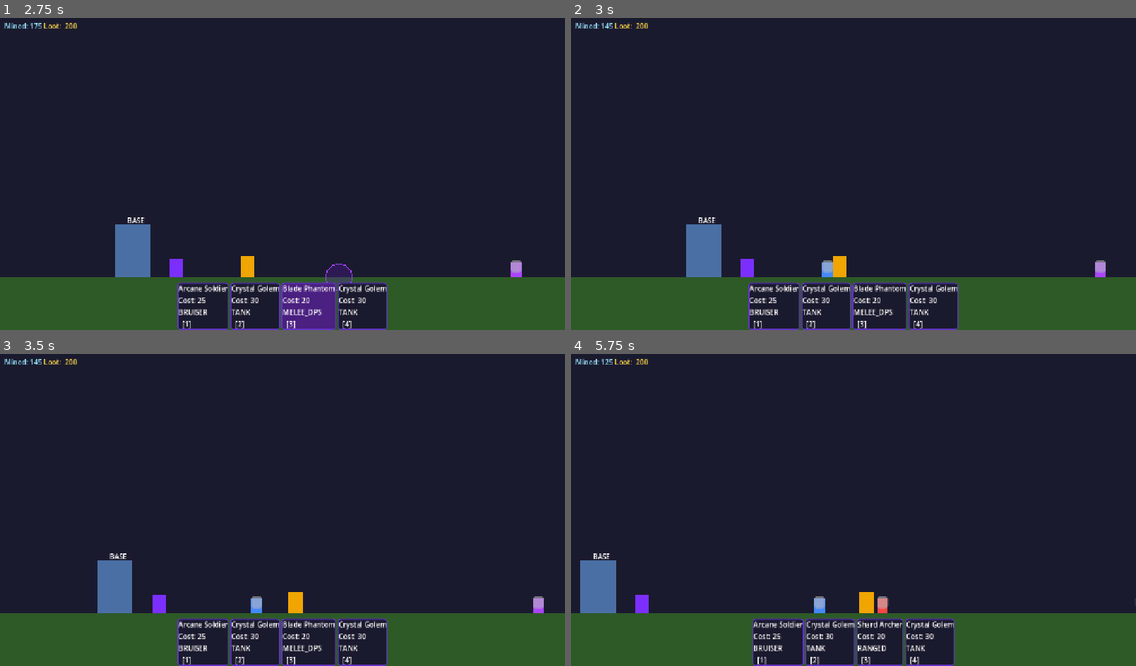
Above: before the commit, frames 1-4 (two rows, left to right).
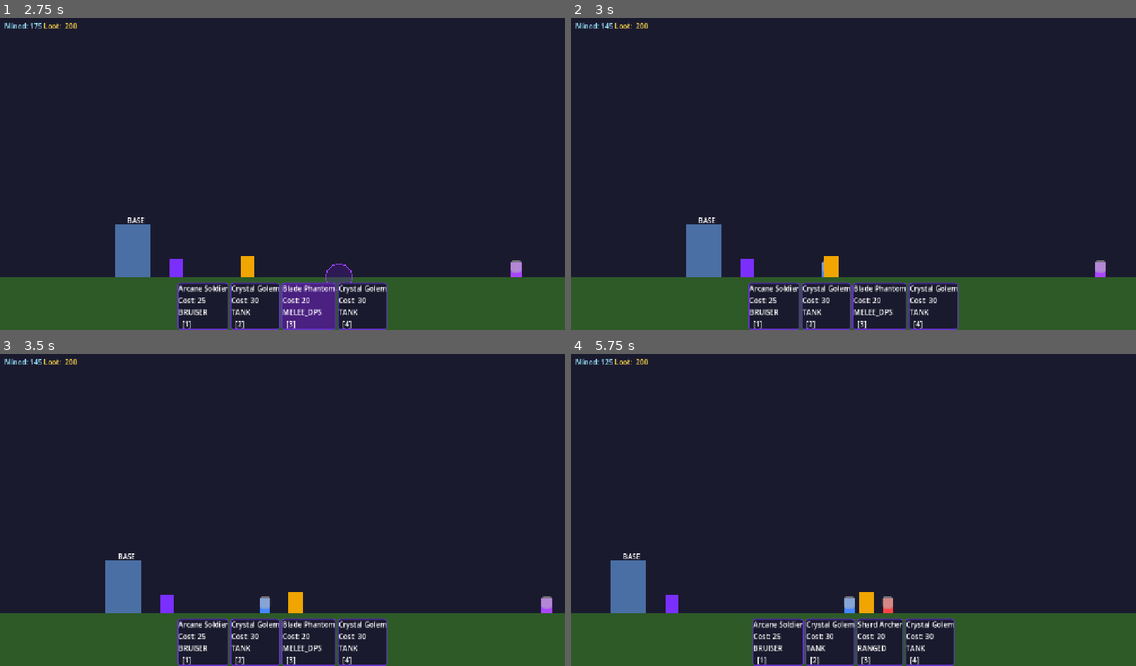
Above: after the commit, the same moments.

Repository: Saebeas/Simplespire
Game: Godot game, scene res://levels/main_game.tscn
Two runs of this game, one before a commit and one after it. Both use one fixed random seed, a clock stepped at 60 frames per second and the inputs below.
Inputs (mouse positions are in pixels of both pictures, inside the frame that each line leads up to):
- Up to frame 1 (2.75 s): tap Enter at 0.5 s; move the mouse to (406, 155) at 0.52 s; hold D (move_right) 0.53-2.03 s; tap 1 at 0.6 s; click (406, 155) at 0.67 s; tap W (move_up) at 0.77, 1.52 s; move the mouse to (169, 186) at 1.27 s; tap 2 at 1.35 s; move the mouse to (339, 102) at 2.02 s; hold A (move_left) from 2.03 s (still down); tap 3 at 2.1 s
- Up to frame 2 (3 s): move the mouse to (825, 236) at 2.77 s; release A (move_left) at 2.78 s; hold D (move_right) from 2.78 s (still down); tap 4 at 2.85 s; click (825, 236) at 2.92 s
- Up to frame 3 (3.5 s): keep holding D (move_right); tap W (move_up) at 3.02 s
- Up to frame 4 (5.75 s): move the mouse to (1023, 553) at 3.52 s; tap 1 at 3.6 s; tap W (move_up) at 3.77, 4.52 s; move the mouse to (684, 460) at 4.27 s; release D (move_right) at 4.28 s; hold A (move_left) 4.28-5.03 s; tap 2 at 4.35 s; move the mouse to (881, 506) at 5.02 s; hold D (move_right) from 5.03 s (still down); tap 3 at 5.1 s; click (881, 506) at 5.17 s

Frame 1 is identical in both runs. In frame 2, 0.2% of the frame differs, in the area x 44-49%, y 76-84%; in frame 3, 1.1%; in frame 4, 2.4%, in the area x 1-57%, y 63-84%.

Commit message:
minion combat, wavespawner

Diff:
--- a/entities/enemy_creep.gd
+++ b/entities/enemy_creep.gd
@@ -20,6 +20,8 @@
 
 
 func setup(creep_hp: float, creep_dps: float, creep_speed: float, loot: int) -> void:
+	collision_layer = 8  # Layer 4: enemy_creeps
+	collision_mask = 1   # Layer 1: world/ground only
 	max_hp      = creep_hp
 	hp          = max_hp
 	dps         = creep_dps
@@ -27,6 +29,7 @@
 	loot_amount = loot
 	health_bar.value = 1.0
 	add_to_group("enemy_creeps")
+	add_to_group("enemy_creep")
 	EventBus.unit_spawned.emit(self, "enemy_creep")
 	print("[EnemyCreep] Spawned | HP:%.0f DPS:%.1f SPD:%.0f Loot:%d" \
 		% [max_hp, dps, move_speed, loot_amount])
--- a/entities/minions/minion.gd
+++ b/entities/minions/minion.gd
@@ -11,6 +11,12 @@
 var boss_damage_multiplier: float = 1.0
 var role: int = 0
 
+const MELEE_RANGE: float = 40.0
+const ATTACK_INTERVAL: float = 1.0
+
+var _attack_timer: float = 0.0
+var _current_target: Node = null
+
 const GRAVITY: float = 980.0
 
 @onready var visual: ColorRect   = $Visual
@@ -18,6 +24,8 @@
 
 
 func setup(card: CardResource) -> void:
+	collision_layer = 4  # Layer 3: player_minions
+	collision_mask = 1   # Layer 1: world/ground only
 	display_name          = card.display_name
 	max_hp                = float(card.hp)
 	hp                    = max_hp
@@ -37,13 +45,30 @@
 func _physics_process(delta: float) -> void:
 	if not GameManager.is_playing():
 		return
+
 	if not is_on_floor():
 		velocity.y += GRAVITY * delta
 	else:
 		velocity.y = 0.0
-	velocity.x = move_speed
+
+	_attack_timer += delta
+	_current_target = _find_nearest_target()
+
+	if _current_target != null:
+		var dist: float = _current_target.global_position.x - global_position.x
+		var effective_range: float = attack_range if attack_range > 0.0 else MELEE_RANGE
+
+		if dist <= effective_range:
+			velocity.x = 0.0
+			if _attack_timer >= ATTACK_INTERVAL:
+				_attack_timer = 0.0
+				_do_attack()
+		else:
+			velocity.x = move_speed
+	else:
+		velocity.x = move_speed
+
 	move_and_slide()
-
 
 func take_damage(amount: float) -> void:
 	hp = max(0.0, hp - amount)
@@ -57,6 +82,32 @@
 	print("[Minion] %s died" % display_name)
 	queue_free()
 
+func _find_nearest_target() -> Node:
+	var nearest: Node = null
+	var nearest_dist: float = INF
+	var effective_range: float = attack_range if attack_range > 0.0 else MELEE_RANGE
+	# Look ahead up to a detection range (use attack_range for ranged, or a short window for melee)
+	var detection_range: float = max(effective_range, MELEE_RANGE) + 20.0
+
+	for creep in get_tree().get_nodes_in_group("enemy_creeps"):
+		if not is_instance_valid(creep):
+			continue
+		var dist: float = creep.global_position.x - global_position.x
+		if dist < 0.0:
+			continue  # ignore enemies behind us
+		if dist < nearest_dist:
+			nearest_dist = dist
+			nearest = creep
+	return nearest
+
+
+func _do_attack() -> void:
+	if not is_instance_valid(_current_target):
+		_current_target = null
+		return
+	var damage: float = dps
+	if _current_target.has_method("take_damage"):
+		_current_target.take_damage(damage)
 
 func _apply_role_color() -> void:
 	match role:
--- a/levels/main_game.tscn
+++ b/levels/main_game.tscn
@@ -8,6 +8,7 @@
 [ext_resource type="PackedScene" uid="uid://cj0ams328yt80" path="res://ui/card_hand_ui.tscn" id="6_d7clk"]
 [ext_resource type="PackedScene" uid="uid://c6ii3xncg3r7f" path="res://ui/summon_reticle.tscn" id="7_be87d"]
 [ext_resource type="Script" uid="uid://c3l0on6id24ee" path="res://entities/minions/minion_spawner.gd" id="8_o5002"]
+[ext_resource type="Script" uid="uid://beootjj3oenid" path="res://systems/wave_spawner.gd" id="9_u4di8"]
 
 [sub_resource type="RectangleShape2D" id="RectangleShape2D_n45wb"]
 size = Vector2(9200, 64)
@@ -88,3 +89,6 @@
 
 [node name="MinionSpawner" type="Node" parent="." unique_id=1487914230]
 script = ExtResource("8_o5002")
+
+[node name="WaveSpawner" type="Node" parent="." unique_id=1443131097]
+script = ExtResource("9_u4di8")
--- /dev/null
+++ b/systems/wave_spawner.gd
@@ -0,0 +1,86 @@
+# res://systems/wave_spawner.gd
+extends Node
+
+const ENEMY_SCENE := preload("res://entities/enemy_creep.tscn")
+
+var _wave_timer: float = 0.0
+var _wave_number: int = 0
+var _spawn_queue: Array = []
+var _stagger_timer: float = 0.0
+
+var _interval: float = 15.0
+var _base_count: int = 3
+var _base_hp: float = 40.0
+var _base_dps: float = 10.0
+var _base_speed: float = 120.0
+var _base_loot_min: int = 15
+var _base_loot_max: int = 20
+var _scaling_rate: float = 0.10
+var _spawn_stagger: float = 0.5
+var _max_creeps: int = 10
+
+@onready var units_container: Node2D = get_tree().get_first_node_in_group("units_container")
+
+
+func _ready() -> void:
+	var cfg: Dictionary = DataLoader.get_balance_section("waves")
+	_interval       = float(cfg.get("interval", 15.0))
+	_base_count     = int(cfg.get("base_creep_count", 3))
+	_base_hp        = float(cfg.get("base_creep_hp", 40.0))
+	_base_dps       = float(cfg.get("base_creep_dps", 10.0))
+	_base_speed     = float(cfg.get("base_creep_speed", 120.0))
+	_base_loot_min  = int(cfg.get("base_loot_min", 15))
+	_base_loot_max  = int(cfg.get("base_loot_max", 20))
+	_scaling_rate   = float(cfg.get("scaling_rate", 0.10))
+	_spawn_stagger  = float(cfg.get("spawn_stagger", 0.5))
+	_max_creeps     = int(cfg.get("max_creeps_per_wave", 10))
+
+	# Spawn first wave after a short delay so player can settle in
+	_wave_timer = _interval - 3.0
+	print("[WaveSpawner] Ready | Interval:%.0fs BaseHP:%.0f Scaling:%.0f%%" \
+		% [_interval, _base_hp, _scaling_rate * 100.0])
+
+
+func _process(delta: float) -> void:
+	if not GameManager.is_playing():
+		return
+
+	_wave_timer += delta
+	if _wave_timer >= _interval:
+		_wave_timer = 0.0
+		_wave_number += 1
+		_queue_wave(_wave_number)
+		EventBus.wave_spawned.emit(_wave_number)
+
+	if _spawn_queue.size() > 0:
+		_stagger_timer += delta
+		if _stagger_timer >= _spawn_stagger:
+			_stagger_timer = 0.0
+			_spawn_one(_spawn_queue.pop_front())
+
+
+func _queue_wave(wave_num: int) -> void:
+	var count: int = mini(_base_count + int(wave_num / 3), _max_creeps)
+	var scale: float = 1.0 + _scaling_rate * wave_num
+	var hp: float = _base_hp * scale
+	var dps: float = _base_dps * scale
+	var speed: float = _base_speed
+
+	print("[WaveSpawner] Wave %d | Count:%d HP:%.0f DPS:%.1f" \
+		% [wave_num, count, hp, dps])
+
+	for i in range(count):
+		_spawn_queue.append({
+			"hp": hp,
+			"dps": dps,
+			"speed": speed,
+			"loot": randi_range(_base_loot_min, _base_loot_max)
+		})
+
+
+func _spawn_one(data: Dictionary) -> void:
+	var creep: EnemyCreep = ENEMY_SCENE.instantiate()
+	# Spawn at right side of lane, on the ground
+	creep.global_position = Vector2(8960.0, 552.0)
+	units_container.add_child(creep)
+	creep.setup(data["hp"], data["dps"], data["speed"], data["loot"])
Not shown, added: systems/wave_spawner.gd.uid
